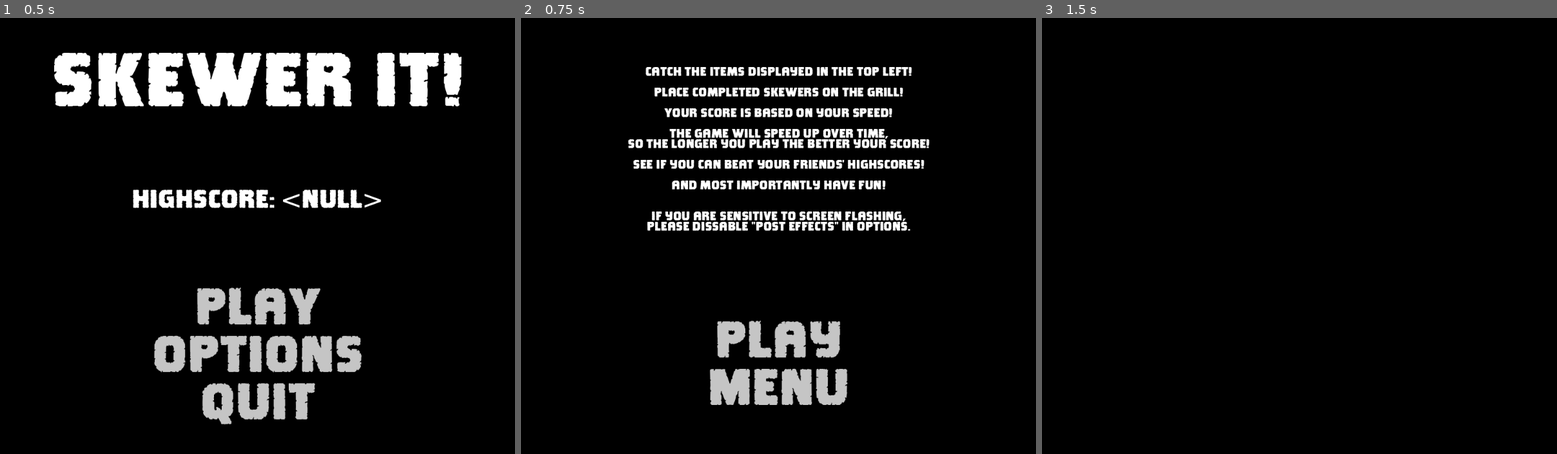
Above: before the commit, frames 1-3 (left to right).
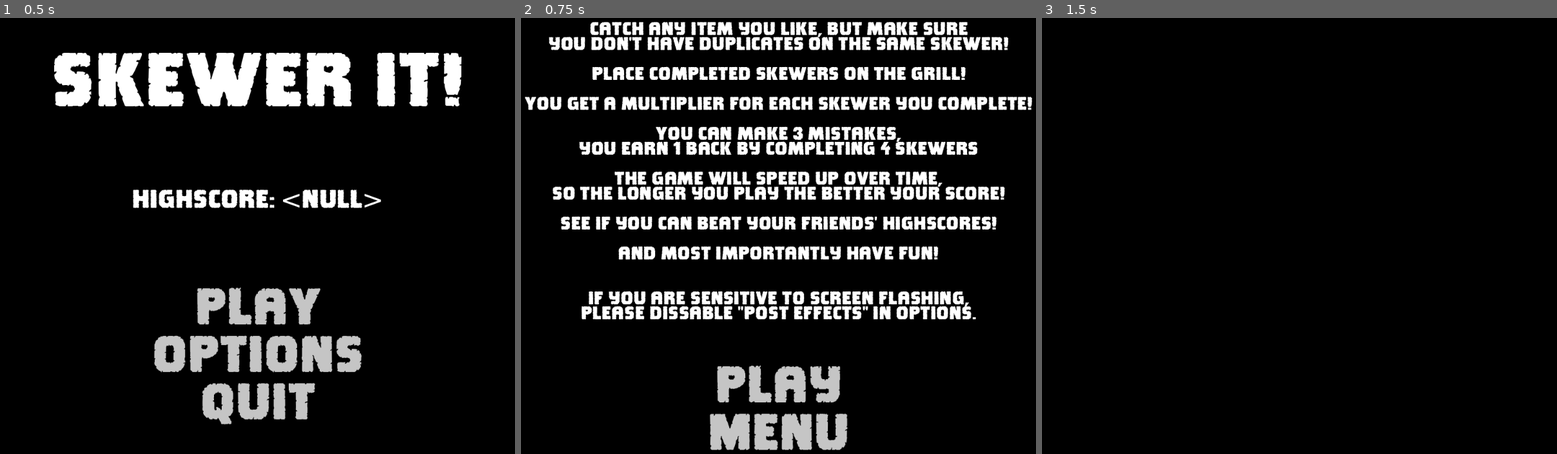
Above: after the commit, the same moments.

Repository: MichaelDawe/skewer_it
Game: Godot game, scene res://main.tscn
Same seed, same stepped clock (60 frames per second), same inputs: the game is played once before the commit and once after it.
Inputs:
- Up to frame 1 (0.5 s): no input
- Up to frame 2 (0.75 s): click "PLAY" at 0.5 s
- Up to frame 3 (1.5 s): click "MENU" at 1.25 s

Frame 1 is identical in both runs. In frame 2, 27% of the frame differs, in the area x 0-100%, y 0-100%; in frame 3, nothing differs.

Commit message:
fixed a few issues from yesterday

Diff:
--- /dev/null
+++ b/game_over.gd
@@ -0,0 +1,29 @@
+extends Control
+
+
+# Called when the node enters the scene tree for the first time.
+func _ready():
+	pass # Replace with function body.
+
+
+# Called every frame. 'delta' is the elapsed time since the previous frame.
+func _process(_delta):
+	pass
+
+
+func _on_play_pressed():
+	# load the hud scene
+	var hud = preload("res://hud.tscn").instantiate()
+	get_node("/root/main").add_child(hud)
+	# set main scene into play mode
+	get_node("/root/main").mode = 1
+	# run the play script on the main scene
+	get_node("/root/main").play()
+	# kill the tutorial
+	queue_free()
+
+
+func _on_menu_pressed():
+	var menu = preload("res://menu.tscn").instantiate()
+	get_node("/root/main").add_child(menu)
+	queue_free()
--- /dev/null
+++ b/game_over.tscn
@@ -0,0 +1,143 @@
+[gd_scene load_steps=7 format=3 uid="uid://b1ort3beip3v3"]
+
+[ext_resource type="FontFile" uid="uid://b8tk3nvwcwfr4" path="res://Clayborn.ttf" id="1_lj04p"]
+[ext_resource type="Script" path="res://game_over.gd" id="1_qyhc1"]
+
+[sub_resource type="StyleBoxFlat" id="StyleBoxFlat_5gduo"]
+bg_color = Color(0.6, 0.6, 0.6, 0)
+
+[sub_resource type="VisualShader" id="VisualShader_jew6v"]
+code = "shader_type canvas_item;
+render_mode blend_mix;
+
+
+
+"
+graph_offset = Vector2(-580.03, -15.2153)
+mode = 1
+flags/light_only = false
+
+[sub_resource type="ShaderMaterial" id="ShaderMaterial_8rt0j"]
+shader = SubResource("VisualShader_jew6v")
+
+[sub_resource type="StyleBoxFlat" id="StyleBoxFlat_6iycb"]
+bg_color = Color(0.6, 0.6, 0.6, 0)
+
+[node name="game_over" type="Control"]
+layout_mode = 3
+anchors_preset = 15
+anchor_right = 1.0
+anchor_bottom = 1.0
+grow_horizontal = 2
+grow_vertical = 2
+script = ExtResource("1_qyhc1")
+
+[node name="VBoxContainer" type="VBoxContainer" parent="."]
+layout_mode = 1
+anchors_preset = 15
+anchor_right = 1.0
+anchor_bottom = 1.0
+grow_horizontal = 2
+grow_vertical = 2
+alignment = 1
+
+[node name="TopSpacer" type="HSeparator" parent="VBoxContainer"]
+layout_mode = 2
+size_flags_vertical = 3
+theme_override_styles/separator = SubResource("StyleBoxFlat_5gduo")
+
+[node name="GameOver" type="RichTextLabel" parent="VBoxContainer"]
+material = SubResource("ShaderMaterial_8rt0j")
+layout_mode = 2
+size_flags_horizontal = 4
+size_flags_vertical = 4
+theme_override_fonts/normal_font = ExtResource("1_lj04p")
+theme_override_font_sizes/normal_font_size = 100
+bbcode_enabled = true
+text = "Game Over"
+fit_content = true
+scroll_active = false
+autowrap_mode = 0
+
+[node name="mistakes" type="RichTextLabel" parent="VBoxContainer"]
+material = SubResource("ShaderMaterial_8rt0j")
+layout_mode = 2
+size_flags_horizontal = 4
+size_flags_vertical = 4
+theme_override_fonts/normal_font = ExtResource("1_lj04p")
+theme_override_font_sizes/normal_font_size = 36
+bbcode_enabled = true
+text = "You made too many mistakes"
+fit_content = true
+scroll_active = false
+autowrap_mode = 0
+
+[node name="MiddleSpacer" type="HSeparator" parent="VBoxContainer"]
+layout_mode = 2
+size_flags_vertical = 3
+theme_override_styles/separator = SubResource("StyleBoxFlat_6iycb")
+
+[node name="Score" type="RichTextLabel" parent="VBoxContainer"]
+material = SubResource("ShaderMaterial_8rt0j")
+layout_mode = 2
+size_flags_horizontal = 4
+size_flags_vertical = 4
+theme_override_fonts/normal_font = ExtResource("1_lj04p")
+theme_override_font_sizes/normal_font_size = 36
+bbcode_enabled = true
+text = "Score: *"
+fit_content = true
+scroll_active = false
+autowrap_mode = 0
+
+[node name="Highscore" type="RichTextLabel" parent="VBoxContainer"]
+material = SubResource("ShaderMaterial_8rt0j")
+layout_mode = 2
+size_flags_horizontal = 4
+size_flags_vertical = 4
+theme_override_fonts/normal_font = ExtResource("1_lj04p")
+theme_override_font_sizes/normal_font_size = 36
+bbcode_enabled = true
+text = "Highscore: *"
+fit_content = true
+scroll_active = false
+autowrap_mode = 0
+
+[node name="MiddleSpacer2" type="HSeparator" parent="VBoxContainer"]
+layout_mode = 2
+size_flags_vertical = 3
+theme_override_styles/separator = SubResource("StyleBoxFlat_6iycb")
+
+[node name="Play" type="Button" parent="VBoxContainer"]
+layout_mode = 2
+size_flags_horizontal = 4
+size_flags_vertical = 4
+focus_mode = 0
+theme_override_colors/font_color = Color(0.772549, 0.772549, 0.772549, 1)
+theme_override_colors/font_pressed_color = Color(1, 1, 1, 1)
+theme_override_fonts/font = ExtResource("1_lj04p")
+theme_override_font_sizes/font_size = 100
+button_mask = 7
+text = "Play"
+flat = true
+
+[node name="Menu" type="Button" parent="VBoxContainer"]
+layout_mode = 2
+size_flags_horizontal = 4
+size_flags_vertical = 4
+focus_mode = 0
+theme_override_colors/font_color = Color(0.772549, 0.772549, 0.772549, 1)
+theme_override_colors/font_pressed_color = Color(1, 1, 1, 1)
+theme_override_fonts/font = ExtResource("1_lj04p")
+theme_override_font_sizes/font_size = 100
+button_mask = 7
+text = "MENU"
+flat = true
+
+[node name="BottomSpacer" type="HSeparator" parent="VBoxContainer"]
+layout_mode = 2
+size_flags_vertical = 3
+theme_override_styles/separator = SubResource("StyleBoxFlat_6iycb")
+
+[connection signal="pressed" from="VBoxContainer/Play" to="." method="_on_play_pressed"]
+[connection signal="pressed" from="VBoxContainer/Menu" to="." method="_on_menu_pressed"]
--- a/main.gd
+++ b/main.gd
@@ -171,7 +171,7 @@
 	caught = [0, 0, 0, 0, 0, 0] # list of objects already on skewer
 								# there are 5 places, with index 0 used
 								# for when the skewer is empty ahh
-	health = 5 # starting health (maybe modify it based on difficulty?)
+	health = 3 # starting health (maybe modify it based on difficulty?)
 	caughtPos = 0 # 0 = empty
 	# removed vegies from skewer
 	update_skewer()
@@ -261,9 +261,9 @@
 				save_highscore()
 				# set mode
 				mode = 0
-				# add menu
-				var menu = preload("res://menu.tscn").instantiate()
-				add_child(menu)
+				# add game over screen
+				var game_over = preload("res://game_over.tscn").instantiate()
+				add_child(game_over)
 				# run the play script on the main scene
 				quit_to_menu()
 				get_node("hud").queue_free()
--- a/shaders/material.gdshader
+++ b/shaders/material.gdshader
@@ -23,7 +23,7 @@
 	if(pozition > 64.0) {
 		ALBEDO += background * ((1.0 - NORMAL.z) * ((pozition - 64.0) / 32.0));
 
-		if(pozition > 96.0) {
+		if(pozition > 90.0) {
 			float t = TIME * 0.01;
 		    float layers = 5.0;
 		    float scale = 20.0;
@@ -69,7 +69,7 @@
 			uv = SCREEN_UV * (1.0 - SCREEN_UV.yx); //vec2(1.0)- uv.yx; -> 1.-u.yx; Thanks FabriceNeyret !
 	    	float vig = uv.x*uv.y * 10.0; //multiply with sth for intensity
 	    	vig = pow(vig, 0.5) + 0.5; //change pow for modifying the extend of the  vignette
-			ALBEDO = mix((background * vig) + stars, ALBEDO, 1.0 - ((pozition - 96.0) / 16.0));
+			ALBEDO = mix((background * vig) + stars, ALBEDO, 1.0 - ((pozition - 90.0) / 22.0));
 		}
 	}
 }
--- a/tutorial.tscn
+++ b/tutorial.tscn
@@ -52,13 +52,17 @@
 size_flags_horizontal = 4
 size_flags_vertical = 4
 theme_override_fonts/normal_font = ExtResource("1_tykps")
-theme_override_font_sizes/normal_font_size = 24
+theme_override_font_sizes/normal_font_size = 36
 bbcode_enabled = true
-text = "[center]Catch the items displayed in the top left!
+text = "[center]Catch any item you like, but make sure
+you don't have duplicates on the same skewer!
 
 Place completed skewers on the grill!
 
-Your score is based on your speed!
+You get a multiplier for each skewer you complete!
+
+You can make 3 mistakes,
+you earn 1 back by completing 4 skewers
 
 The game will speed up over time,
 so the longer you play the better your score!
Not shown: 2 places in tutorial.tscn that only renumber resources
